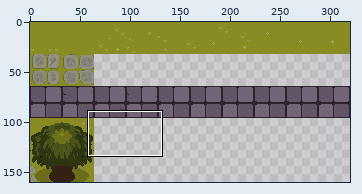
Sprite sheet, stored at images/grass.png. The first picture is a wide view before the edit; the outline marks the close-up.
Close-up. Earlier state:
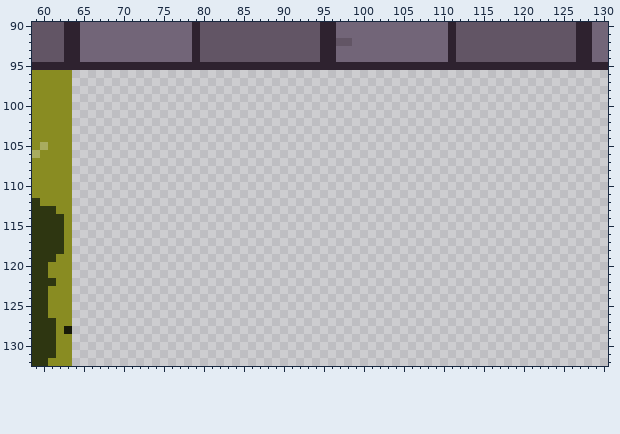
The file is 320x160 pixels. Colours within 5 levels of each other are drawn and written as one. Shown: x 59..130, y 90..132.
The result:
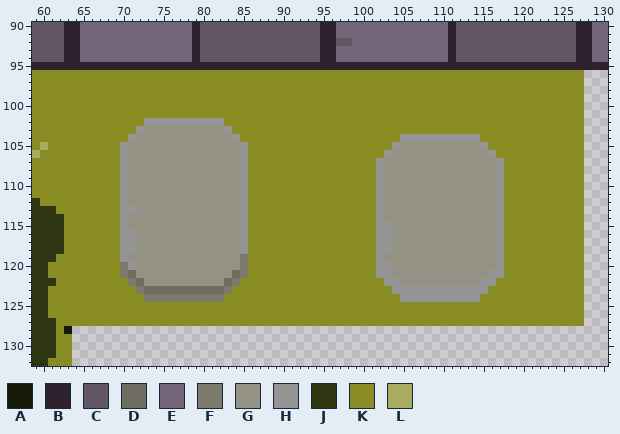
Palette (. is transparent): A #181a08  B #2e222f  C #625565  D #6f6d61  E #726578  F #7c7a6d  G #949185  H #949494  J #2e3611  K #898c22  L #a9ac60
What changed:
y 96..101: x 64..127 ................................................................ -> KKKKKKKKKKKKKKKKKKKKKKKKKKKKKKKKKKKKKKKKKKKKKKKKKKKKKKKKKKKKKKKK
y 102: x 64..127 ................................................................ -> KKKKKKKKKHHHHHHHHHHKKKKKKKKKKKKKKKKKKKKKKKKKKKKKKKKKKKKKKKKKKKKK
y 103: x 64..127 ................................................................ -> KKKKKKKKHGGGGGGGGGGHKKKKKKKKKKKKKKKKKKKKKKKKKKKKKKKKKKKKKKKKKKKK
y 104: x 64..127 ................................................................ -> KKKKKKKHGGGGGGGGGGGGHKKKKKKKKKKKKKKKKKKKKHHHHHHHHHHKKKKKKKKKKKKK
y 105: x 64..127 ................................................................ -> KKKKKKHGGGGGGGGGGGGGGHKKKKKKKKKKKKKKKKKKHGGGGGGGGGGHKKKKKKKKKKKK
y 106: x 64..127 ................................................................ -> KKKKKKHGGGGGGGGGGGGGGHKKKKKKKKKKKKKKKKKHGGGGGGGGGGGGHKKKKKKKKKKK
y 107..112: x 64..127 ................................................................ -> KKKKKKHGGGGGGGGGGGGGGHKKKKKKKKKKKKKKKKHGGGGGGGGGGGGGGHKKKKKKKKKK
y 113: x 64..127 ................................................................ -> KKKKKKHHGGGGGGGGGGGGGHKKKKKKKKKKKKKKKKHGGGGGGGGGGGGGGHKKKKKKKKKK
y 114: x 64..127 ................................................................ -> KKKKKKHGGGGGGGGGGGGGGHKKKKKKKKKKKKKKKKHGGGGGGGGGGGGGGHKKKKKKKKKK
y 115: x 64..127 ................................................................ -> KKKKKKHGGGGGGGGGGGGGGHKKKKKKKKKKKKKKKKHHGGGGGGGGGGGGGHKKKKKKKKKK
y 116..118: x 64..127 ................................................................ -> KKKKKKHHGGGGGGGGGGGGGHKKKKKKKKKKKKKKKKHHGGGGGGGGGGGGGHKKKKKKKKKK
y 119: x 64..127 ................................................................ -> KKKKKKHGGGGGGGGGGGGGGFKKKKKKKKKKKKKKKKHGGGGGGGGGGGGGGHKKKKKKKKKK
y 120: x 64..127 ................................................................ -> KKKKKKFHGGGGGGGGGGGGGFKKKKKKKKKKKKKKKKHHGGGGGGGGGGGGGHKKKKKKKKKK
y 121: x 64..127 ................................................................ -> KKKKKKFDGGGGGGGGGGGGDFKKKKKKKKKKKKKKKKHHGGGGGGGGGGGGHHKKKKKKKKKK
y 122: x 64..127 ................................................................ -> KKKKKKKFDGGGGGGGGGGDFKKKKKKKKKKKKKKKKKKHHGGGGGGGGGGHHKKKKKKKKKKK
y 123: x 64..127 ................................................................ -> KKKKKKKKFDDDDDDDDDDFKKKKKKKKKKKKKKKKKKKKHHHHHHHHHHHHKKKKKKKKKKKK
y 124: x 64..127 ................................................................ -> KKKKKKKKKFFFFFFFFFFKKKKKKKKKKKKKKKKKKKKKKHHHHHHHHHHKKKKKKKKKKKKK
y 125..127: x 64..127 ................................................................ -> KKKKKKKKKKKKKKKKKKKKKKKKKKKKKKKKKKKKKKKKKKKKKKKKKKKKKKKKKKKKKKKK
Boxes around the changes in both close-ups, in picture pixels (x1, y1, x2, y2):
added: (72, 70, 584, 326)
